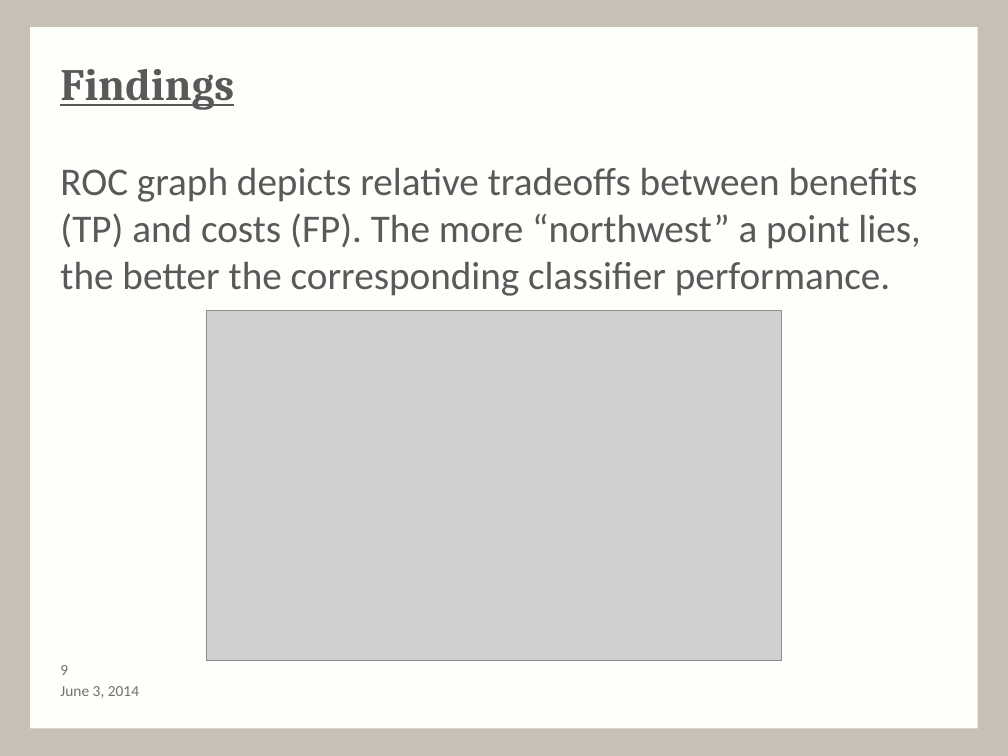
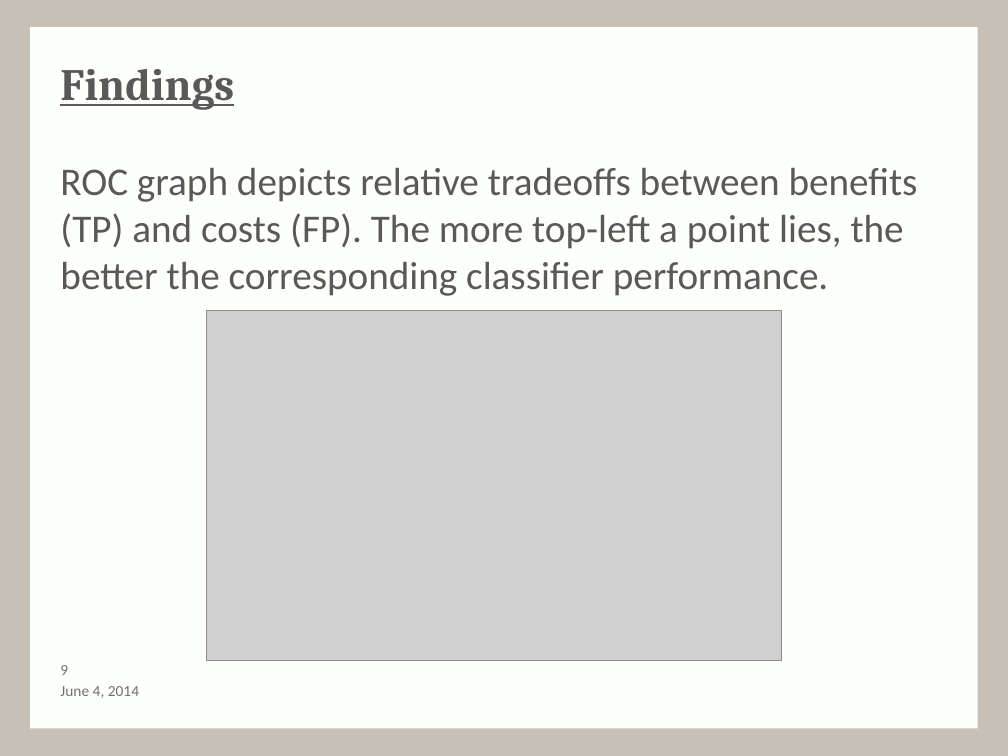
Before and after one commit to MartinGuyer/Project3ML, a slide deck: slide 10 of Presentation/presentation-draft.pptx. Drawn at 1008x756 pixels with LibreOffice and Linux fonts; fonts in the diff are those of the drawing; grey boxes stand for pictures; background and template pictures are left out. Boxes give left, top, right and bottom in pixels: in the first picture for what was removed or moved away, otherwise in the second. Text is boxed around its words. In the diff, an @@ line names an element or a change of style, - is before the commit and + after.

```diff
--- a/Presentation/presentation-draft.pptx
+++ b/Presentation/presentation-draft.pptx
@@ text at bbox=[60, 168, 918, 296]: text changed @@
-ROC graph depicts relative tradeoffs between benefits (TP) and costs (FP). The more “northwest” a point lies, the better the corresponding classifier performance.
+ROC graph depicts relative tradeoffs between benefits (TP) and costs (FP). The more top-left a point lies, the better the corresponding classifier performance.
@@ text at bbox=[60, 686, 139, 698]: text changed @@
-June 3, 2014
+June 4, 2014
```
Also in this commit, not shown: 17 other slides changed.
